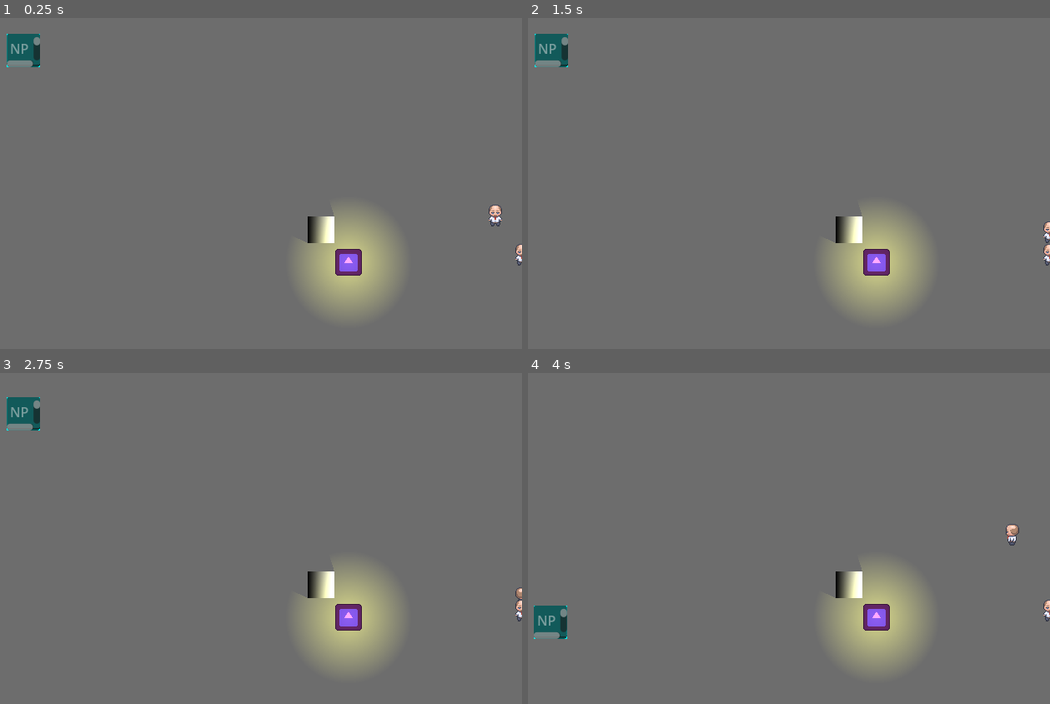
Above: before the commit, frames 1-4 (two rows, left to right).
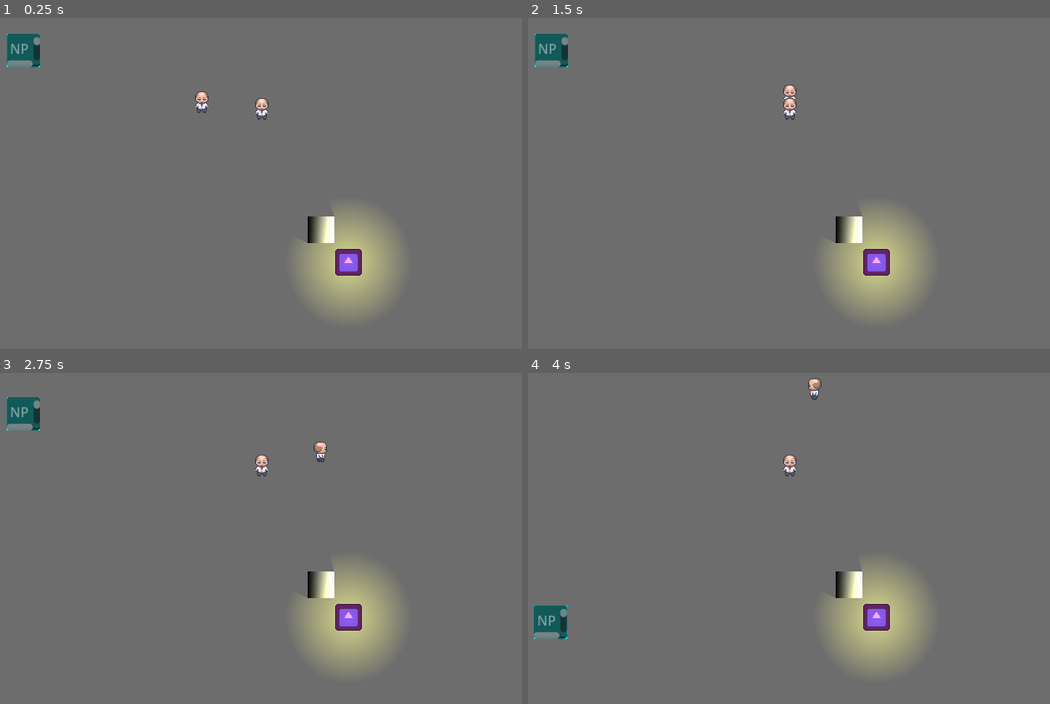
Above: after the commit, the same moments.

Repository: ChrisFlanTheMan/Busy-Work
Game: Godot game, scene res://main.tscn
The game is run twice, just before and just after one commit, with the same random seed, the same clock (stepped at 60 frames per second) and the same inputs. The engine's default icon, where the game draws it, is replaced by a stand-in: a white triangle on a blue panel in a dark square.
Inputs:
- Up to frame 1 (0.25 s): no input
- Up to frame 2 (1.5 s): tap Enter at 0.5, 0.6, 1.35 s; hold D 0.53-1.28 s; hold S from 1.28 s (still down)
- Up to frame 3 (2.75 s): release S at 2.03 s; hold D from 2.03 s (still down); tap Enter at 2.1 s
- Up to frame 4 (4 s): release D at 2.78 s; hold W 2.78-3.53 s; tap Enter at 2.85, 3.6 s; hold A from 3.53 s (still down)

The runs differ from the first frame. In frame 1, 0.4% of the frame differs, in the area x 37-100%, y 22-75%; in frame 2, 0.3%; in frame 3, 0.3%; in frame 4, 0.4%.

Commit message:
Adjusted main scene

Diff:
--- a/main.tscn
+++ b/main.tscn
@@ -3,13 +3,13 @@
 [ext_resource type="PackedScene" uid="uid://dy2sgfvy4jpjl" path="res://player.tscn" id="1_nrxhn"]
 [ext_resource type="PackedScene" path="res://npc.tscn" id="2_alj76"]
 [ext_resource type="PackedScene" uid="uid://dtll4y64nibr6" path="res://enemy.tscn" id="2_fl8u8"]
-[ext_resource type="PackedScene" uid="uid://b6k4q4x4aqkl" path="res://obstacle.tscn" id="3_c2a7k"]
+[ext_resource type="PackedScene" uid="uid://dqq2qbshk6noj" path="res://obstacle.tscn" id="3_c2a7k"]
 [ext_resource type="AudioStream" uid="uid://8fu3rvpvmv4y" path="res://assets/music/Damn It Feels Good to Be a Gangsta.mp3" id="5_d3lq4"]
 
 [sub_resource type="NavigationPolygon" id="NavigationPolygon_385ey"]
-vertices = PackedVector2Array(1, 4, 1151, 2, 1149, 644, 0, 647)
+vertices = PackedVector2Array(0, 0, 720, 0, 720, 480, 0, 480)
 polygons = Array[PackedInt32Array]([PackedInt32Array(0, 1, 2, 3)])
-outlines = Array[PackedVector2Array]([PackedVector2Array(1, 4, 1151, 2, 1149, 644, 0, 647)])
+outlines = Array[PackedVector2Array]([PackedVector2Array(0, 0, 720, 0, 720, 480, 0, 480)])
 
 [node name="Node2D" type="Node2D"]
 y_sort_enabled = true
@@ -20,10 +20,10 @@
 color = Color(0.427493, 0.427493, 0.427493, 1)
 
 [node name="Player1" parent="." instance=ExtResource("1_nrxhn")]
-position = Vector2(688, 320)
+position = Vector2(336, 184)
 
 [node name="Player2" parent="." instance=ExtResource("1_nrxhn")]
-position = Vector2(776, 367)
+position = Vector2(408, 192)
 playerId = 1
 
 [node name="Boss" parent="." instance=ExtResource("2_fl8u8")]
--- /dev/null
+++ b/scenes/UI.gd
@@ -0,0 +1,11 @@
+extends Control
+class_name UI
+
+# Called when the node enters the scene tree for the first time.
+func _ready():
+	pass # Replace with function body.
+
+
+# Called every frame. 'delta' is the elapsed time since the previous frame.
+func _process(delta):
+	pass
--- /dev/null
+++ b/scenes/UI.tscn
@@ -0,0 +1,34 @@
+[gd_scene load_steps=2 format=3 uid="uid://dn77aqsp8qkh0"]
+
+[ext_resource type="Script" path="res://scenes/UI.gd" id="1_r3cfw"]
+
+[node name="UI" type="Control"]
+layout_mode = 3
+anchors_preset = 15
+anchor_right = 1.0
+anchor_bottom = 1.0
+grow_horizontal = 2
+grow_vertical = 2
+script = ExtResource("1_r3cfw")
+
+[node name="MarginContainer" type="MarginContainer" parent="."]
+layout_mode = 1
+anchors_preset = 15
+anchor_right = 1.0
+anchor_bottom = 1.0
+grow_horizontal = 2
+grow_vertical = 2
+theme_override_constants/margin_left = 32
+theme_override_constants/margin_top = 32
+theme_override_constants/margin_right = 32
+theme_override_constants/margin_bottom = 32
+
+[node name="VBoxContainer" type="VBoxContainer" parent="MarginContainer"]
+layout_mode = 2
+size_flags_vertical = 0
+
+[node name="HBoxContainer" type="HBoxContainer" parent="MarginContainer/VBoxContainer"]
+layout_mode = 2
+
+[node name="Score" type="Label" parent="MarginContainer/VBoxContainer/HBoxContainer"]
+layout_mode = 2
Not shown: 1 places in obstacle.tscn that only renumber resources
